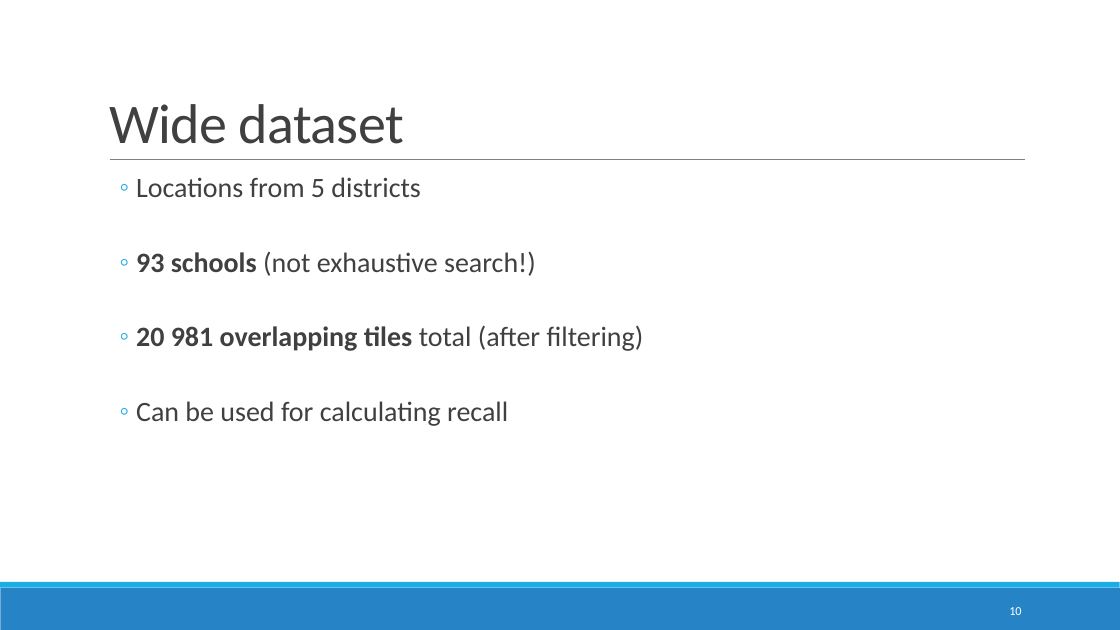
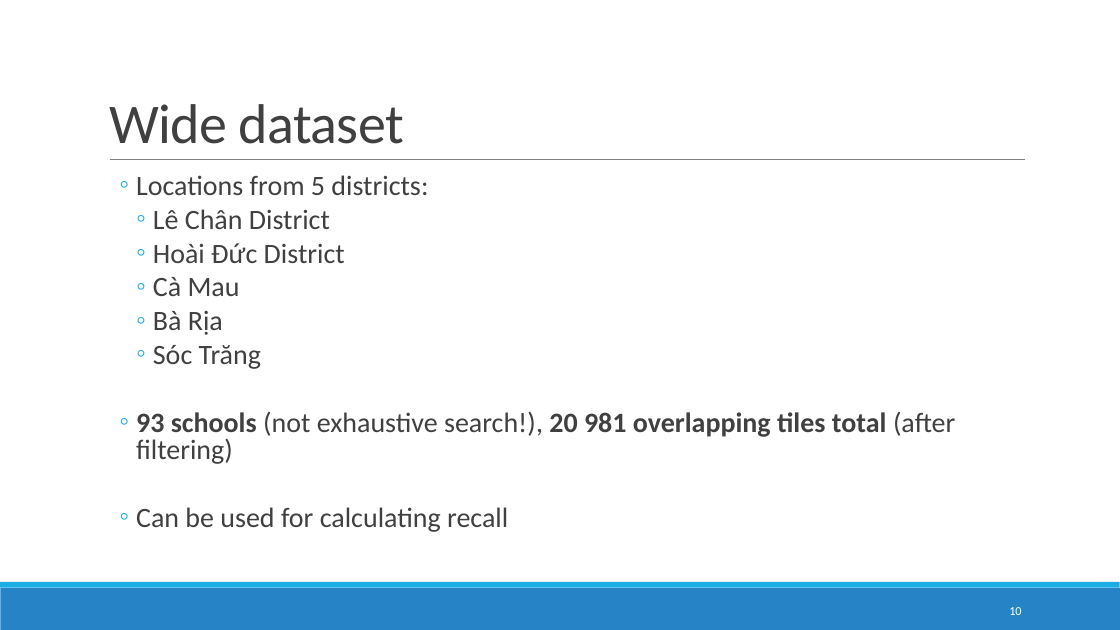
Before and after one commit to DomJamb/school_mapping, a slide deck: slide 10 of presentations/16.1/School mapping in ESRI imagery.pptx. Drawn at 1120x630 pixels with LibreOffice and Linux fonts; fonts in the diff are those of the drawing. Boxes give left, top, right and bottom in pixels: in the first picture for what was removed or moved away, otherwise in the second. Text is boxed around its words. In the diff, an @@ line names an element or a change of style, - is before the commit and + after.

Commit message:
presentation

```diff
--- a/presentations/16.1/School mapping in ESRI imagery.pptx
+++ b/presentations/16.1/School mapping in ESRI imagery.pptx
@@ text at (136, 175, 955, 464): text changed @@
-  ◦ Locations from 5 districts
-  ◦ 93 schools (not exhaustive search!)
-  ◦ 20 981 overlapping tiles total (after filtering)
+  ◦ Locations from 5 districts:
+    ◦ Lê Chân District
+    ◦ Hoài Đức District
+    ◦ Cà Mau
+    ◦ Bà Rịa
+    ◦ Sóc Trăng
+  ◦ 93 schools (not exhaustive search!), 20 981 overlapping tiles total (after filtering)
@@ text at (136, 507, 508, 532): line spacing 0.9 to 0.8 @@
```
Also in this commit, not shown: 1 other slide changed, 1 other file.
